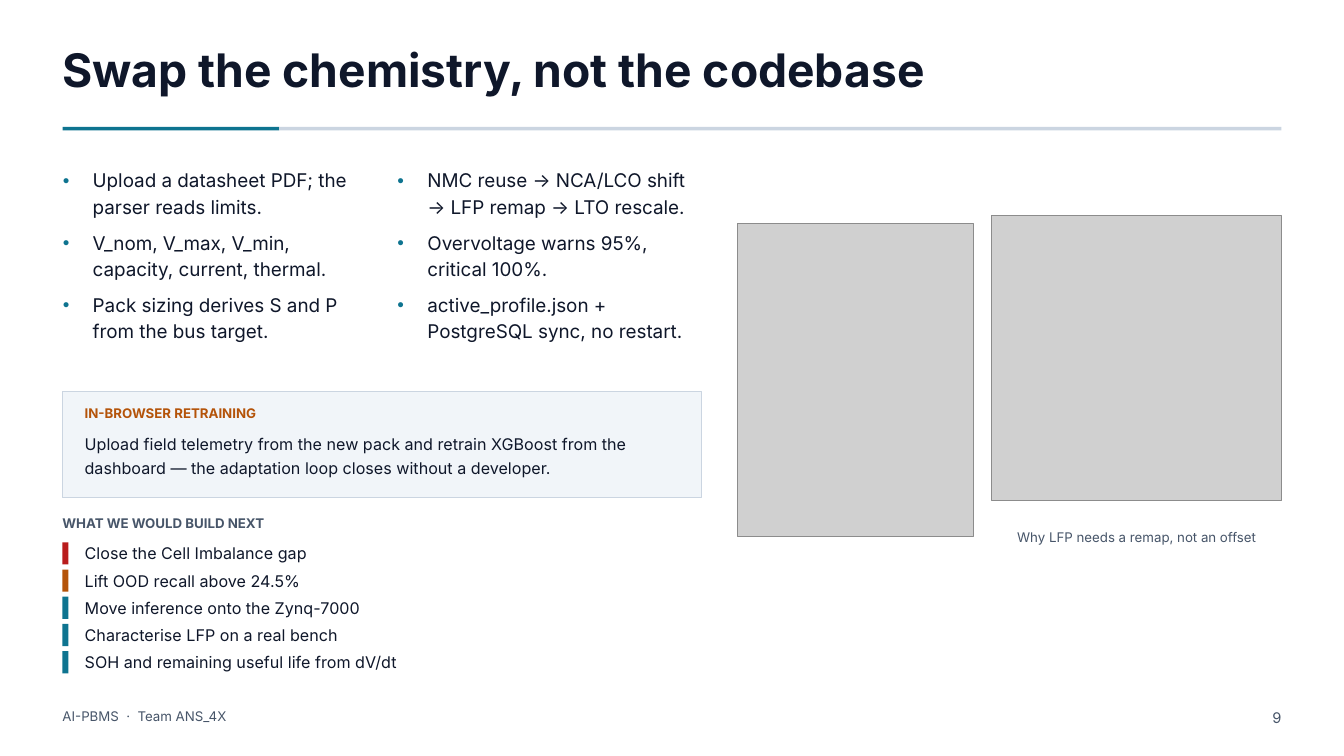
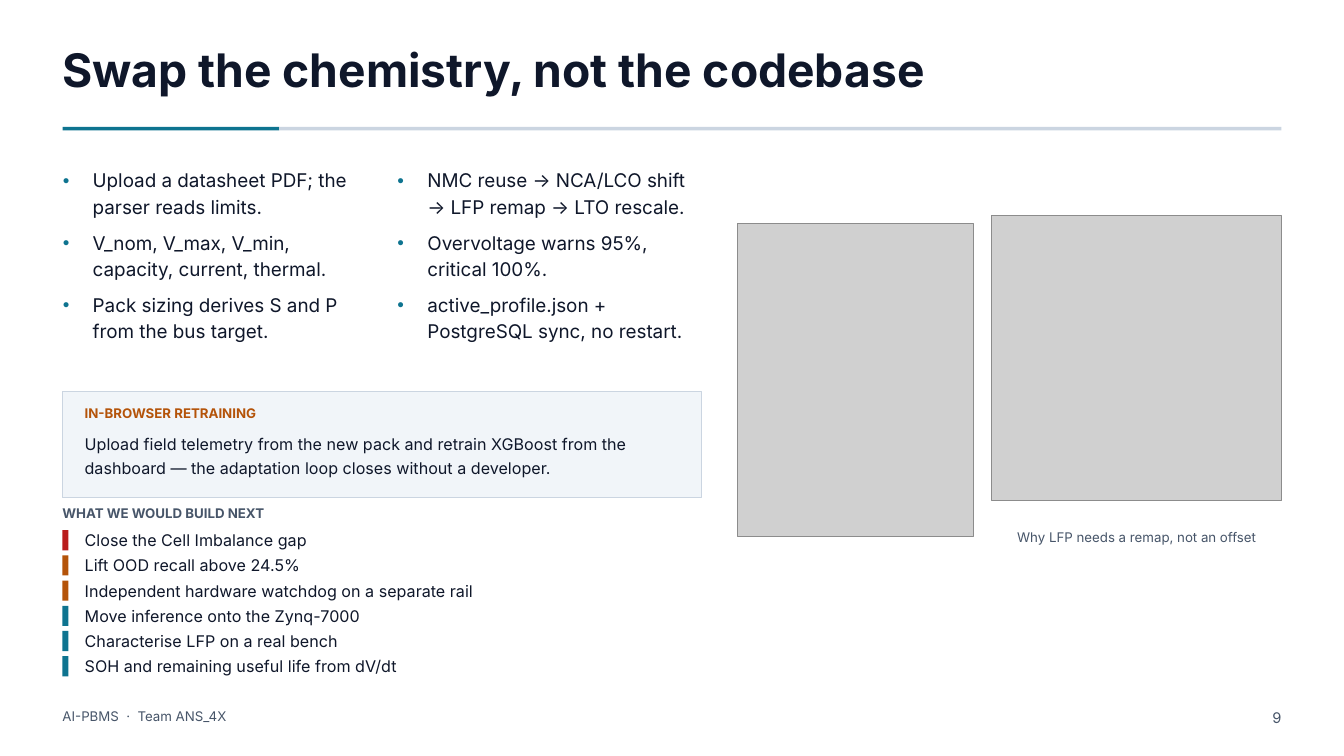
Before and after one commit to Adhi5504/Intelligent_BMS, a slide deck: slide 9 of AI_PBMS_8Slide.pptx. Drawn at 1344x756 pixels with LibreOffice and Linux fonts; fonts in the diff are those of the drawing; grey boxes stand for pictures. Boxes give left, top, right and bottom in pixels: in the first picture for what was removed or moved away, otherwise in the second. Text is boxed around its words. In the diff, an @@ line names an element or a change of style, - is before the commit and + after.

```diff
--- a/AI_PBMS_8Slide.pptx
+++ b/AI_PBMS_8Slide.pptx
@@ text "WHAT WE WOULD BUILD NEXT": place and size @@
-text "WHAT WE WOULD BUILD NEXT" at bbox=[62, 518, 264, 528]
+text "WHAT WE WOULD BUILD NEXT" at bbox=[62, 508, 264, 518]
@@ rectangle: place and size @@
-rectangle at bbox=[63, 542, 69, 565]
+rectangle at bbox=[63, 530, 69, 551]
@@ 2 texts, 2 rectangles: place and size @@
-2 texts, 2 rectangles at bbox=[63, 547, 307, 619]
+2 texts, 2 rectangles at bbox=[63, 534, 307, 601]
@@ rectangle at bbox=[63, 581, 69, 601]: fill #0E7490 to #B45309 @@
@@ text added at bbox=[85, 585, 473, 601], 11.5 pt, text #0F172A @@
+Independent hardware watchdog on a separate rail
@@ rectangle: place and size @@
-rectangle at bbox=[63, 624, 69, 646]
+rectangle at bbox=[63, 606, 69, 626]
@@ text "Characterise LFP on a real ...": place and size @@
-text "Characterise LFP on a real ..." at bbox=[85, 629, 338, 641]
+text "Characterise LFP on a real ..." at bbox=[85, 635, 338, 647]
@@ text "Move inference onto the Zynq-7000": place and size @@
-text "Move inference onto the Zynq-7000" at bbox=[85, 601, 360, 618]
+text "Move inference onto the Zynq-7000" at bbox=[85, 609, 360, 626]
@@ rectangle: place and size @@
-rectangle at bbox=[63, 651, 69, 674]
+rectangle at bbox=[63, 631, 69, 651]
@@ rectangle added at bbox=[63, 656, 69, 677], fill #0E7490 @@
@@ text "SOH and remaining useful life ...": place and size @@
-text "SOH and remaining useful life ..." at bbox=[85, 655, 396, 672]
+text "SOH and remaining useful life ..." at bbox=[85, 659, 396, 676]
```
Also in this commit, not shown: 2 other slides changed, 9 other files.
